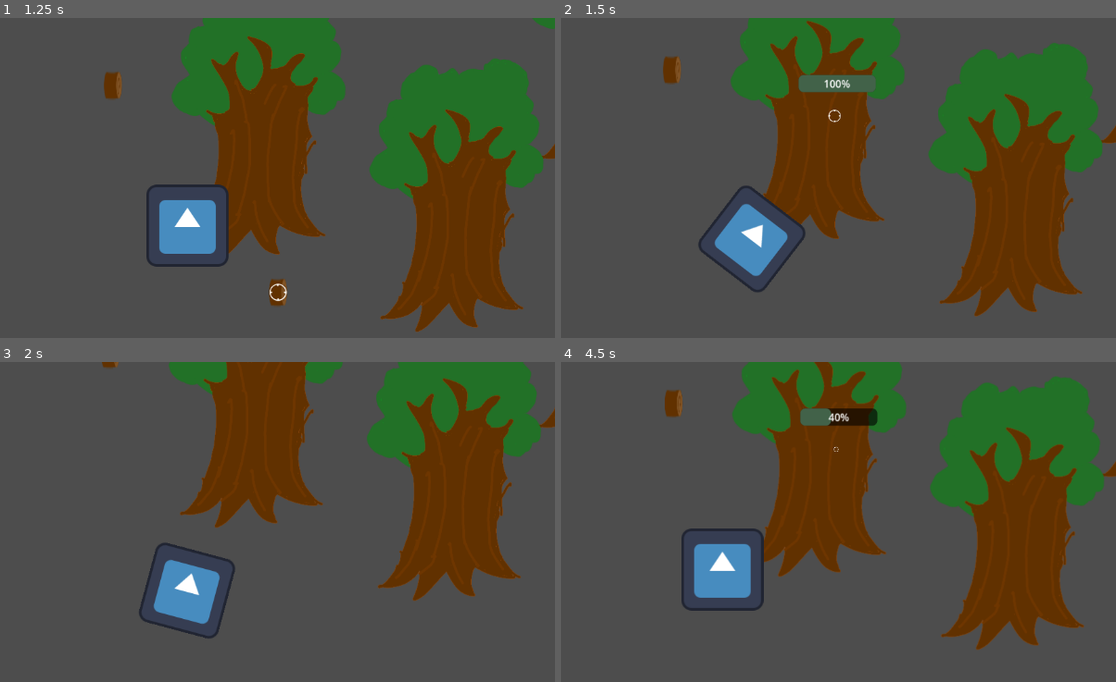
Above: before the commit, frames 1-4 (two rows, left to right).
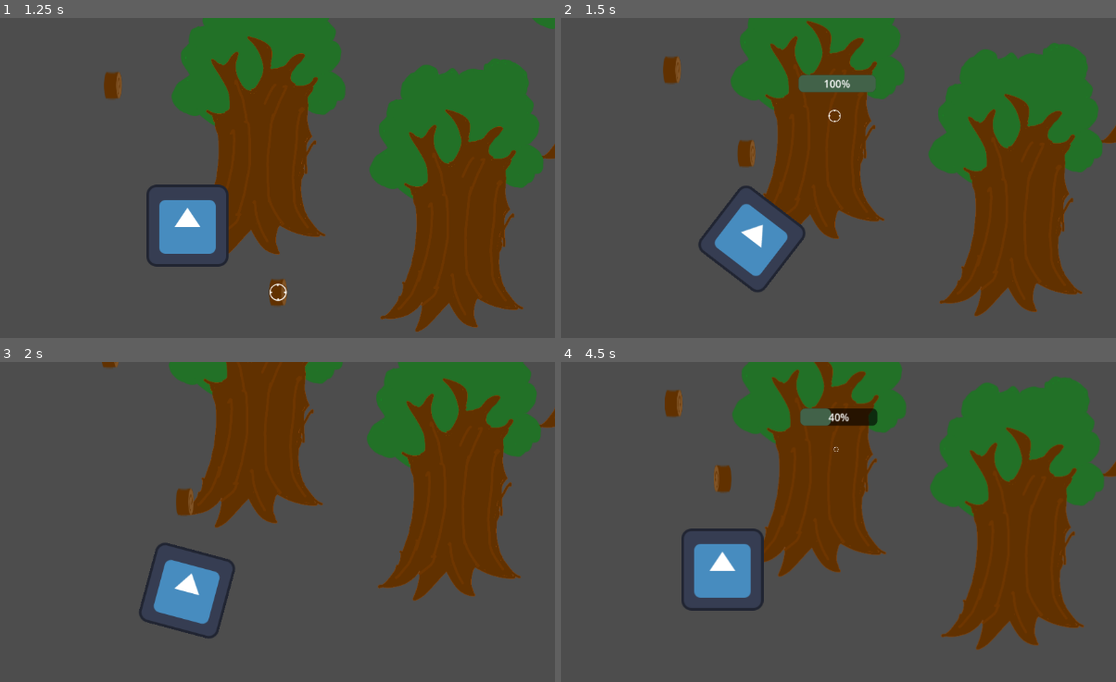
Above: after the commit, the same moments.

Repository: OgGhostJelly/unnamed-project
Game: Godot game, scene res://2d/2d.tscn
Two runs of this game, one before a commit and one after it. Both use one fixed random seed, a clock stepped at 60 frames per second and the inputs below. The engine's default icon, where the game draws it, is replaced by a stand-in: a white triangle on a blue panel in a dark square.
Inputs:
- Up to frame 1 (1.25 s): tap Enter at 0.5 s; hold Right (move_right) from 0.53 s (still down); hold E (interact) from 0.53 s (still down)
- Up to frame 2 (1.5 s): release Right (move_right) at 1.28 s; release E (interact) at 1.28 s; hold Down (move_down) from 1.28 s (still down); tap E (interact) at 1.35 s
- Up to frame 3 (2 s): keep holding Down (move_down)
- Up to frame 4 (4.5 s): release Down (move_down) at 2.03 s; hold Right (move_right) 2.03-2.78 s; hold E (interact) 2.03-2.78 s; hold Up (move_up) 2.78-3.53 s; tap E (interact) at 2.85, 4.35 s; hold E (interact) 3.53-4.28 s; hold Left (move_left) from 3.53 s (still down)

Frame 1 is identical in both runs. In frame 2, 0.3% of the frame differs, in the area x 31-36%, y 38-47%; in frame 3, 0.2%; in frame 4, 0.3%.

Commit message:
inventory display
added inventory display
edited todo

Diff:
--- /dev/null
+++ b/2d/player/inventory_display/inventory_display.gd
@@ -0,0 +1,14 @@
+extends Node2D
+
+var sprite: Sprite2D = Sprite2D.new()
+
+func _ready() -> void:
+	Player.item_changed.connect(update_display)
+
+func update_display() -> void:
+	if is_instance_valid(sprite):
+		sprite.queue_free()
+
+	if is_instance_valid(Player.item):
+		sprite = Player.item.get_node("Sprite2D").duplicate()
+		add_child(sprite)
--- /dev/null
+++ b/2d/player/inventory_display/inventory_display.tscn
@@ -0,0 +1,6 @@
+[gd_scene load_steps=2 format=3 uid="uid://u0moxwgkfjhh"]
+
+[ext_resource type="Script" path="res://2d/player/inventory_display/inventory_display.gd" id="1_o0amr"]
+
+[node name="InventoryDisplay" type="Node2D"]
+script = ExtResource("1_o0amr")
--- a/2d/player/player.tscn
+++ b/2d/player/player.tscn
@@ -1,8 +1,9 @@
-[gd_scene load_steps=10 format=3 uid="uid://bm8bd1s5wj7t"]
+[gd_scene load_steps=11 format=3 uid="uid://bm8bd1s5wj7t"]
 
 [ext_resource type="Script" path="res://2d/player/player.gd" id="1_6bl6p"]
 [ext_resource type="Texture2D" uid="uid://cuwelusqxieqf" path="res://icon.svg" id="2_j1oli"]
 [ext_resource type="Script" path="res://2d/interactable/interactor.gd" id="3_ryfcr"]
+[ext_resource type="PackedScene" uid="uid://u0moxwgkfjhh" path="res://2d/player/inventory_display/inventory_display.tscn" id="4_l5s4y"]
 
 [sub_resource type="RectangleShape2D" id="RectangleShape2D_6r7eb"]
 size = Vector2(128, 128)
@@ -125,3 +126,6 @@
 [node name="Camera2D" type="Camera2D" parent="."]
 current = true
 position_smoothing_enabled = true
+
+[node name="InventoryDisplay" parent="." instance=ExtResource("4_l5s4y")]
+position = Vector2(0, -142)
Not shown, changed: todo.txt
